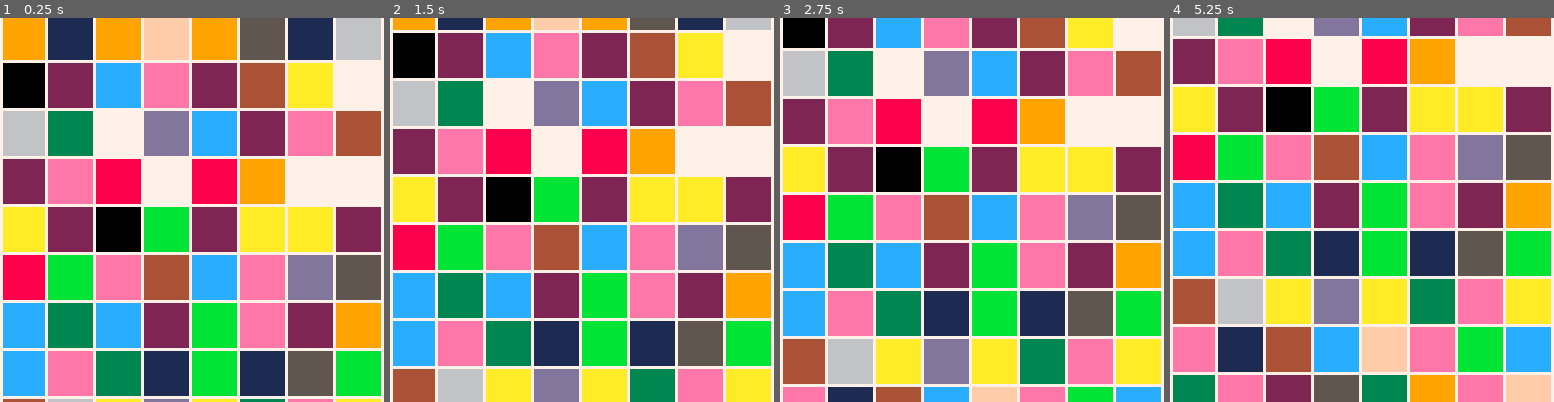
Above: before the commit, frames 1-4 (left to right).
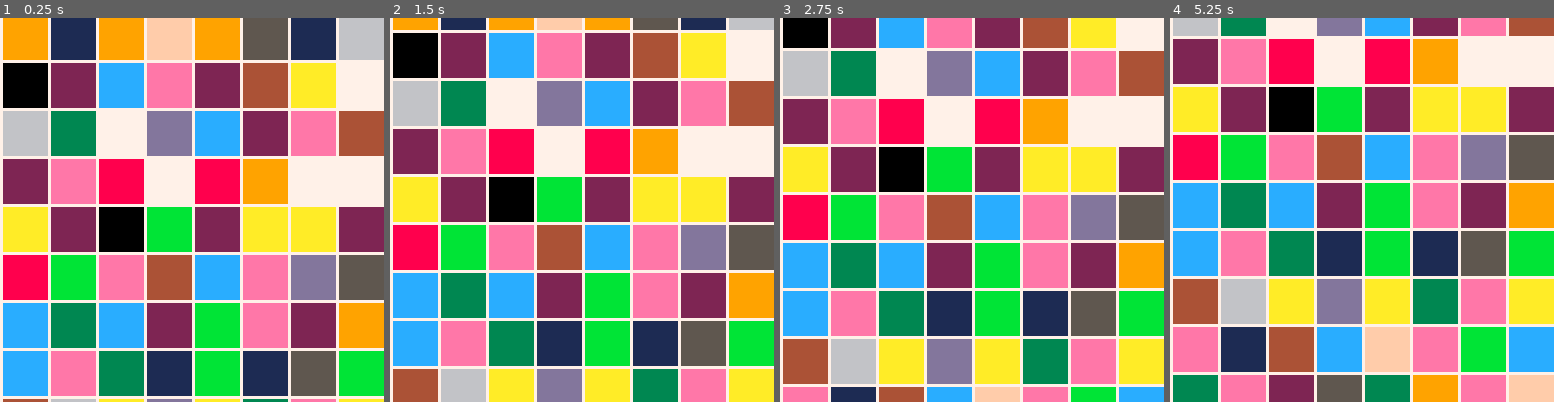
Above: after the commit, the same moments.

Repository: FreeCodeCampGuam/LavaFlow
Game: PICO-8 cartridge lavaflow.p8
The game is run twice, just before and just after one commit, with the same random seed, the same clock (stepped at 60 frames per second) and the same inputs.
Inputs:
- Up to frame 1 (0.25 s): no input
- Up to frame 2 (1.5 s): tap X (X key) at 0.33, 1.07 s; tap O (Z key) at 0.7 s
- Up to frame 3 (2.75 s): hold Right 1.6-2.1 s; tap O (Z key) at 1.7, 2.1, 2.5 s; tap X (X key) at 1.85 s; hold Up 2.15-2.42 s; hold Right from 2.47 s (still down)
- Up to frame 4 (5.25 s): tap O (Z key) every 0.4 s from 2.9 to 4.9 s; tap X (X key) at 2.97, 4.08, 5.2 s; release Right at 3.03 s; hold Left 3.08-3.58 s; hold Down 3.63-3.97 s; hold Right 4.02-4.68 s; hold Up 4.73-5.03 s; hold Left from 5.08 s (still down)

The runs differ from the first frame. In frame 1, 10% of the frame differs, in the area x 11-100%, y 0-100%; in frame 2, 10%; in frame 3, 10%; in frame 4, 10%.

Commit message:
[combined] fix 1 pixel off tiles

Diff:
--- a/lavaflow.p8
+++ b/lavaflow.p8
@@ -4,7 +4,7 @@
 
 --load lavaflow-jtq
 
-gridw = 127           --grid parameters(for pico-9 screen)
+gridw = 128           --grid parameters(for pico-9 screen)
 gridh = 128
 
 mapw = 8              --how many tiles we want our map to have
